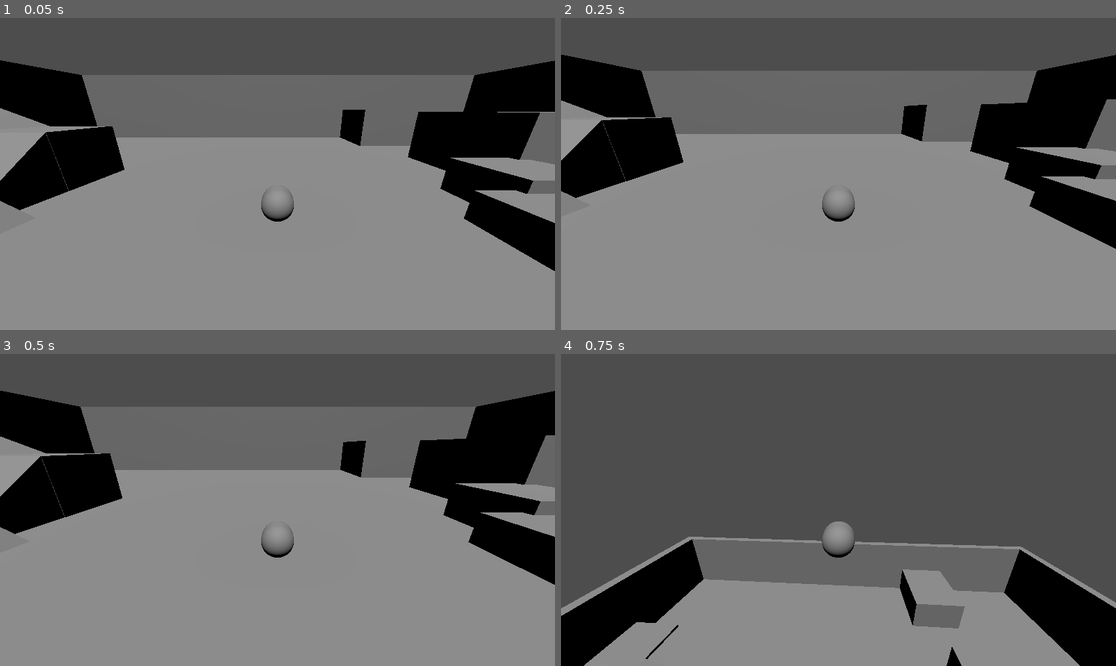
Above: before the commit, frames 1-4 (two rows, left to right).
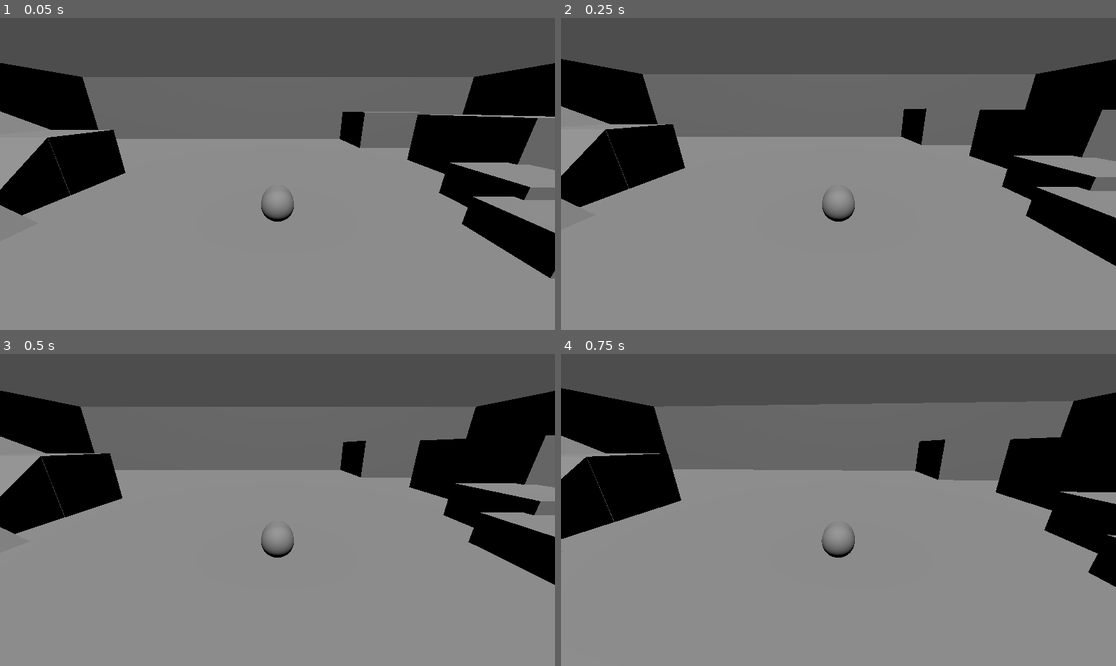
Above: after the commit, the same moments.

Repository: NoneApplicableGames/Project-Cryptid
Game: Godot game, scene res://Scenes/player_playground.tscn
The game is run twice, just before and just after one commit, with the same random seed, the same clock (stepped at 60 frames per second) and the same inputs.
Inputs (mouse positions are in pixels of both pictures, inside the frame that each line leads up to):
- Up to frame 1 (0.05 s): no input
- Up to frame 2 (0.25 s): no input
- Up to frame 3 (0.5 s): no input
- Up to frame 4 (0.75 s): move the mouse to (866, 510) at 0.52 s; hold W (move_up) from 0.53 s (still down); hold Space (jump) from 0.53 s (still down)

The runs differ from the first frame. In frame 1, 4.0% of the frame differs, in the area x 0-100%, y 13-84%; in frame 2, 6.1%; in frame 3, less than 0.1%; in frame 4, 64%, in the area x 0-100%, y 10-100%.

Commit message:
Working on jump physics

Diff:
--- a/Scenes/player_playground.tscn
+++ b/Scenes/player_playground.tscn
@@ -6,6 +6,7 @@
 
 [node name="PlayerSal" parent="." instance=ExtResource("1_uxrmd")]
 transform = Transform3D(1, 0, 0, 0, 1, 0, 0, 0, 1, 0, 2.11622, 0)
+mass = 17.0
 
 [node name="Level Geometry" type="CSGCombiner3D" parent="."]
 use_collision = true
--- a/Scenes/player_sal.tscn
+++ b/Scenes/player_sal.tscn
@@ -12,8 +12,9 @@
 
 [node name="Player_Sal" type="CharacterBody3D"]
 script = ExtResource("1_yhlvm")
-jump_force = 2000.0
-mass = 10.0
+jump_velocity = 200.0
+mass = 2000.0
+terminal_velocity = 2000.0
 
 [node name="MeshInstance3D" type="MeshInstance3D" parent="."]
 transform = Transform3D(1, 0, 0, 0, -4.37114e-08, -1, 0, 1, -4.37114e-08, 0, 0, 0)
@@ -35,3 +36,6 @@
 unique_name_in_owner = true
 transform = Transform3D(1, 0, 0, 0, 0.946261, 0.323405, 0, -0.323405, 0.946261, 0, 4.34176, 8.27295)
 fov = 80.0
+
+[node name="ProjectileRaycast" type="RayCast3D" parent="."]
+transform = Transform3D(-1, -8.74228e-08, -3.82137e-15, 0, -4.37114e-08, 1, -8.74228e-08, 1, 4.37114e-08, 0, 0, -1.03371)
--- a/Scripts/Player_Character_Controller.gd
+++ b/Scripts/Player_Character_Controller.gd
@@ -8,17 +8,17 @@
 
 ##Export properties for anything we need to tune the value for.
 
-@export_category("Movement Properties")
+@export_category("Ground Movement Properties")
 @export var max_speed : float = 10.0 ## Max speed the player can achive horrizontally.
 @export var acceleration : float ## The force applied to the player as they accelerate along the ground.
 @export var friction : float ## The force applied to the player as they come to a stop.
 
-@export_category("Jump Properties")
-@export var jump_force : float = 100.0 ##The force applied to the player when they initally jump.
 
-@export_category("Falling Properties")
-@export var mass : float = 1.0 ## The mass of the player character.
-const GRAVIY := 1.0 * Vector3.DOWN ##The force of gravity
+@export_category("Move Movement Properties")
+@export var jump_velocity : float = 10.0 ##The force applied to the player when they initally jump.
+@export var mass := 17.0 ##constant force of gravity applied to falling player
+@export var terminal_velocity := 20.0 ##player's max falling speed
+var gravity : float = ProjectSettings.get_setting("physics/3d/default_gravity")
 
 
 func _physics_process(delta: float) -> void:
@@ -40,10 +40,21 @@
 
 
 
-	if is_on_floor() && Input.is_action_just_pressed("jump"):
-		self.velocity.y += jump_force
+	if Input.is_action_pressed("jump"):
+		var upwards_force := (jump_velocity * delta) * Vector3.UP
+		if is_on_floor():
+			# start by adding a fraction of the jump force into the
+			self.velocity.y
 
+	# gravity should only be applied if the player is falling. the player shouldnt have to fight
+	# gravity when jumping
 	if !is_on_floor():
-		self.velocity += GRAVIY * mass
+		#check if the jump button is being held before
+		var down_force := (mass * gravity * delta) * Vector3.DOWN
+		self.velocity += down_force
+		# clamp fall speed so it doesnt go over terminal velocity
+		# we use maxf since velocity.y never needs a minimum value
+		self.velocity.y = maxf(velocity.y, -terminal_velocity)
 
+	print ("Vertical Speed: " , velocity.y, "m/s")
 	move_and_slide()
